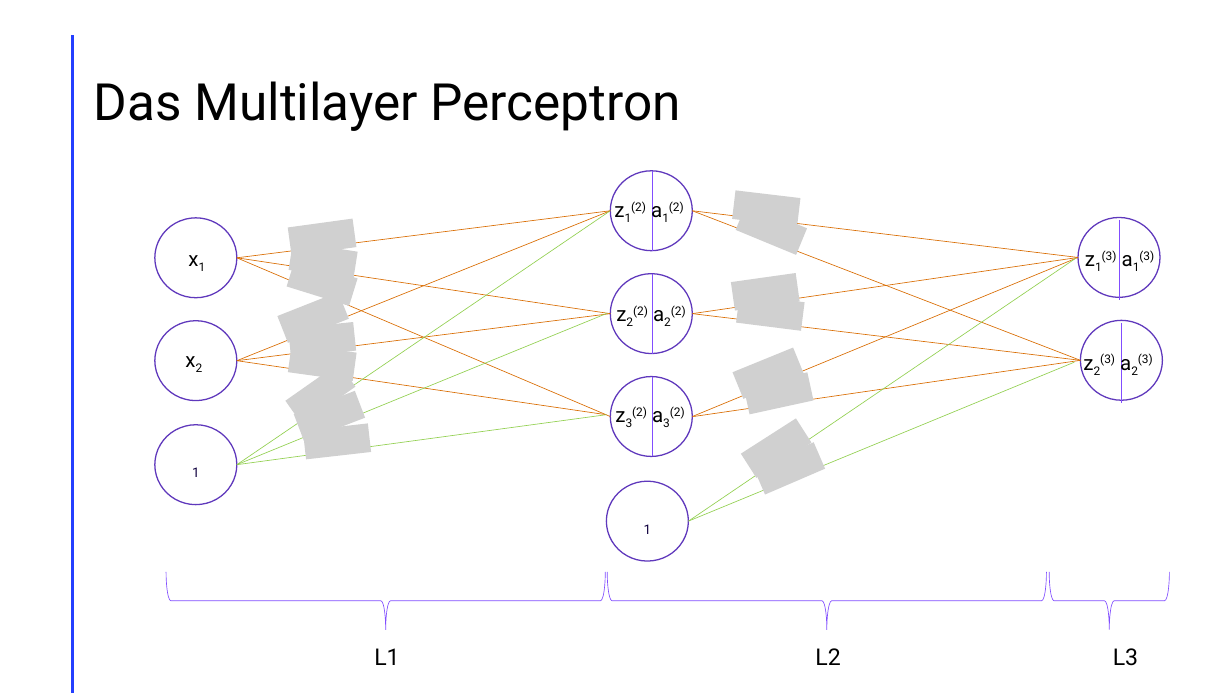
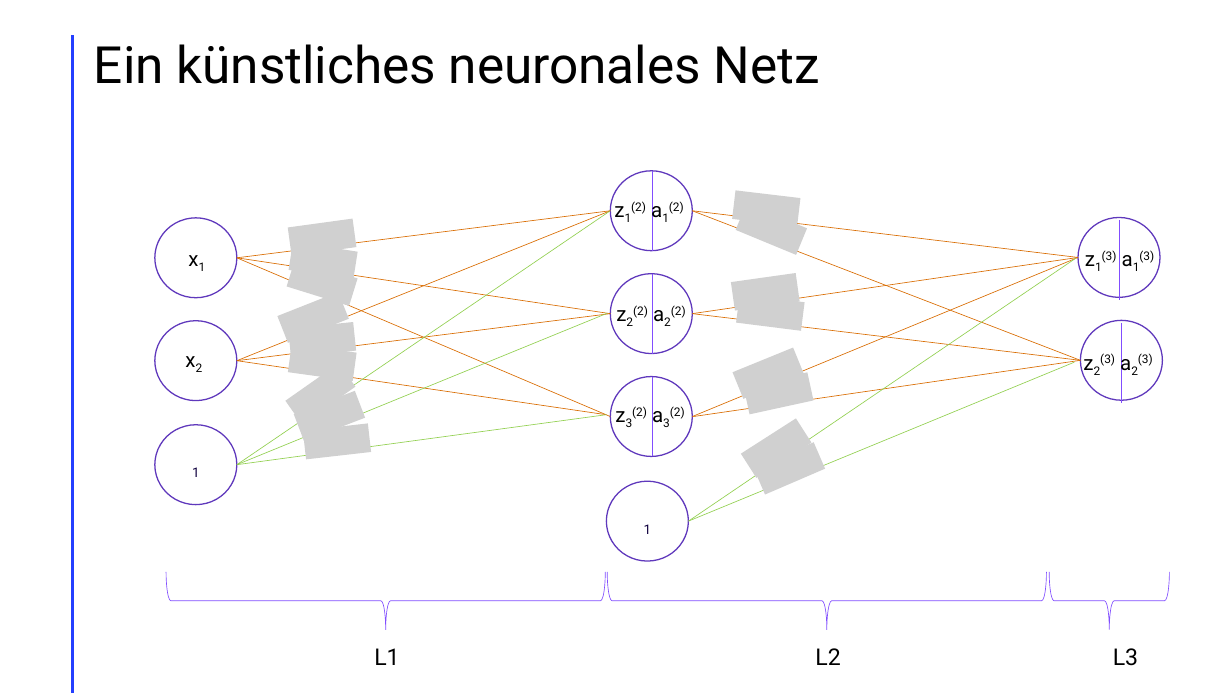
Before and after one commit to LeChummpy/PK, a slide deck: slide 5 of Präsi/präsi (3).pptx (slide 14 before the commit). Drawn at 1232x693 pixels with LibreOffice and Linux fonts; fonts in the diff are those of the drawing; grey boxes stand for pictures. Boxes give left, top, right and bottom in pixels: in the first picture for what was removed or moved away, otherwise in the second. Text is boxed around its words. In the diff, an @@ line names an element or a change of style, - is before the commit and + after.

```diff
--- a/Präsi/präsi (3).pptx
+++ b/Präsi/präsi (3).pptx
@@ title at [94, 44, 820, 84]: text changed @@
-Das Multilayer Perceptron
+Ein künstliches neuronales Netz
```
Also in this commit, not shown: 10 other slides changed, 3 slides added, 1 other file.
